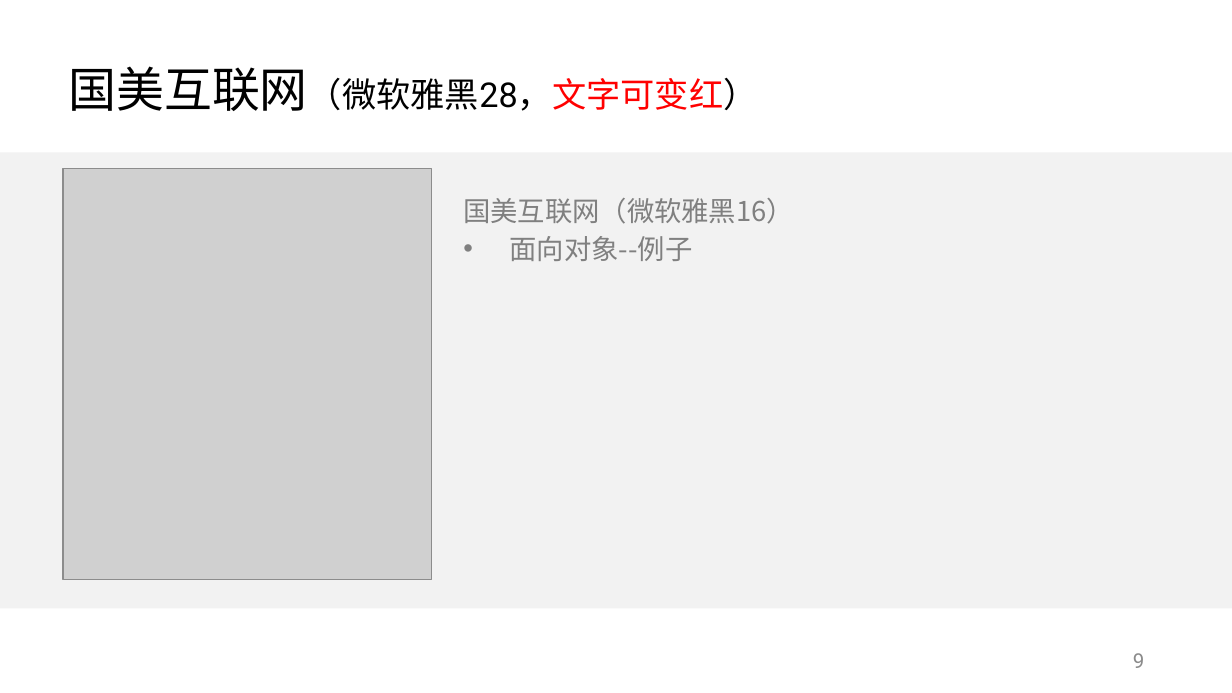
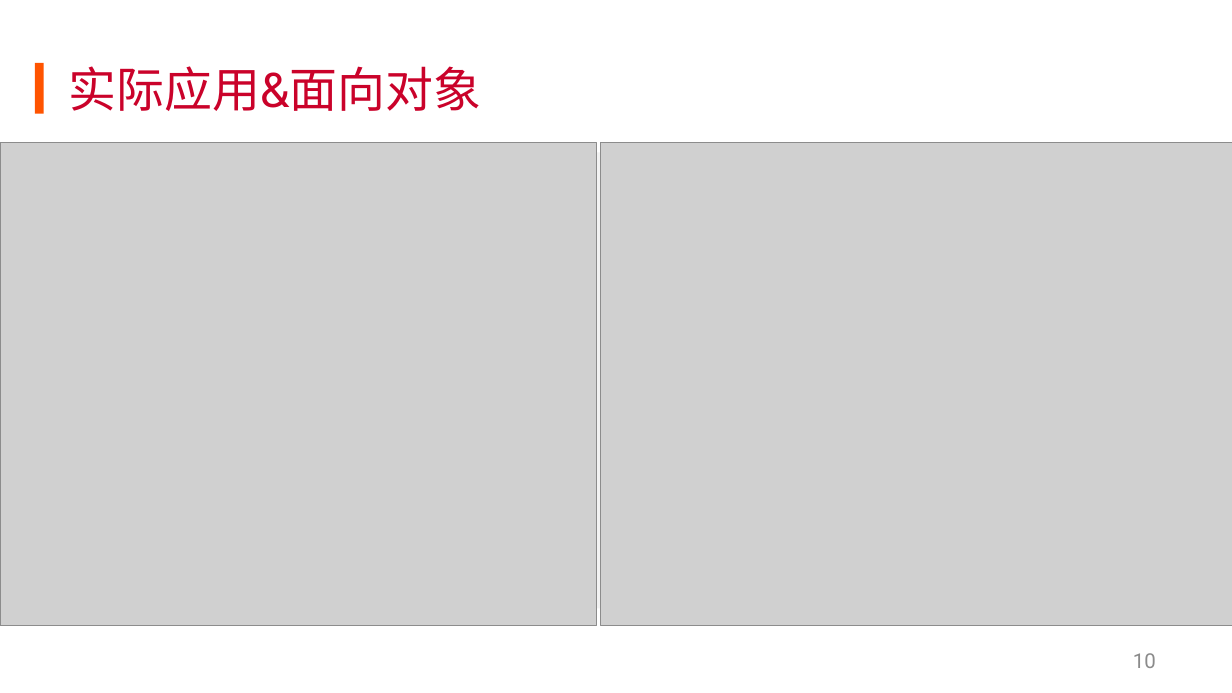
Before and after one commit to KuiShang/skilTree, a slide deck: slide 11 of 国美互联网PPT答辩模版.pptx (slide 10 before the commit). Drawn at 1232x693 pixels with LibreOffice and Linux fonts; fonts in the diff are those of the drawing; grey boxes stand for pictures; background and template pictures are left out. Boxes give left, top, right and bottom in pixels: in the first picture for what was removed or moved away, otherwise in the second. Text is boxed around its words. In the diff, an @@ line names an element or a change of style, - is before the commit and + after.

```diff
--- a/国美互联网PPT答辩模版.pptx
+++ b/国美互联网PPT答辩模版.pptx
@@ rectangle added at (34, 63, 43, 113), fill #FF5400 @@
@@ title at (69, 66, 482, 111): text changed; size 20 to 28 pt; text colour #000000 to #CA022A @@
-国美互联网（微软雅黑28，文字可变红）
+实际应用&面向对象
@@ picture: place and size @@
-picture at (63, 169, 431, 580)
+picture at (0, 142, 596, 625)
@@ picture added at (601, 142, 1232, 625) @@
@@ text removed at (463, 198, 794, 261) @@
-国美互联网（微软雅黑16）
-• 面向对象--例子
@@ page number at (1133, 653, 1156, 668): text changed @@
-9
+10
```
Also in this commit, not shown: 7 other slides changed, 7 slides added, 3 slides removed, 23 other files.
